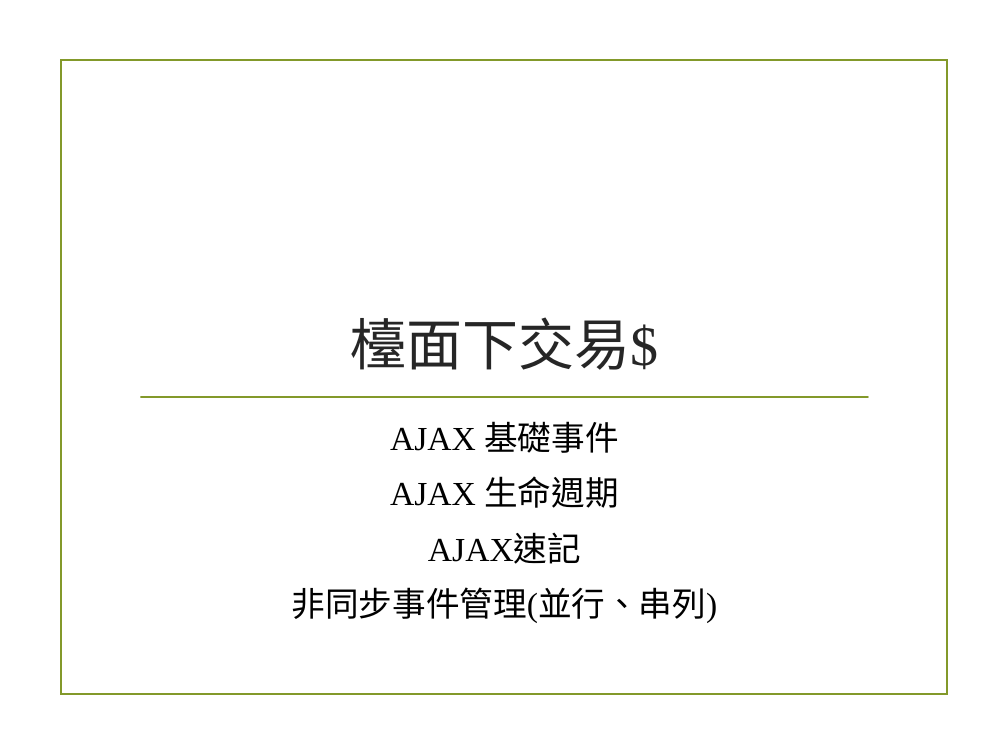
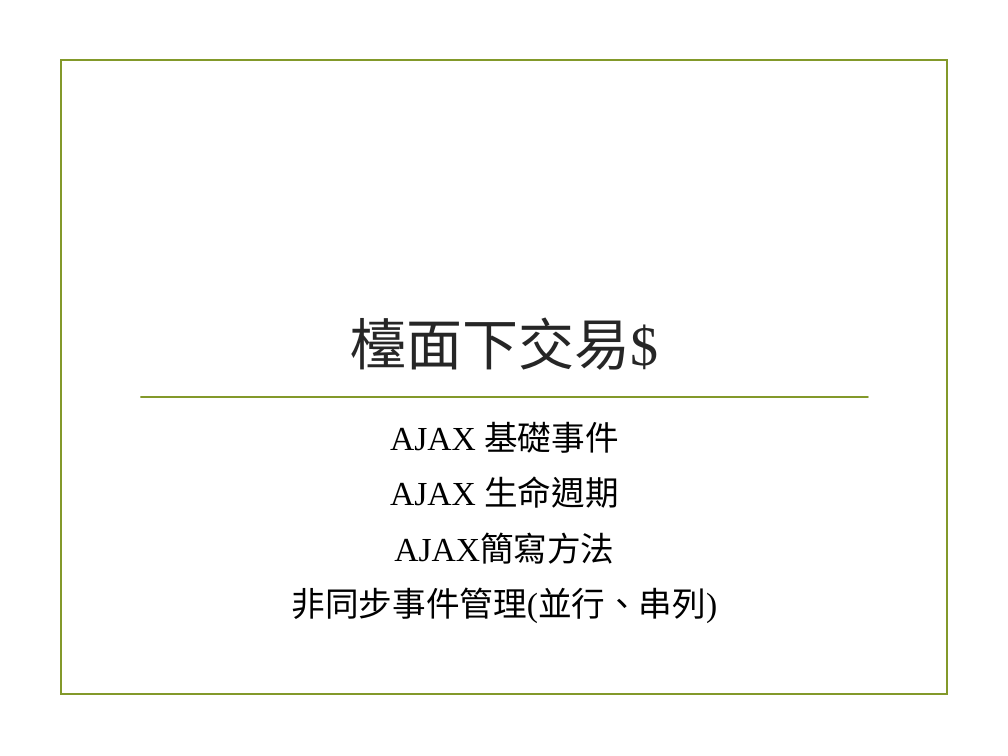
Before and after one commit to alexchen7022/JavaScriptStudyMaterial, a slide deck: slide 90 of 4_Jquery.pptx (slide 78 before the commit). Drawn at 1008x756 pixels with LibreOffice and Linux fonts; fonts in the diff are those of the drawing; background and template pictures are left out. Boxes give left, top, right and bottom in pixels: in the first picture for what was removed or moved away, otherwise in the second. Text is boxed around its words. In the diff, an @@ line names an element or a change of style, - is before the commit and + after.

```diff
--- a/4_Jquery.pptx
+++ b/4_Jquery.pptx
@@ text at (394, 534, 614, 564): text changed @@
-AJAX速記
+AJAX簡寫方法
```
Also in this commit, not shown: 1 other slide changed, 9 slides added, 1 slide removed.
